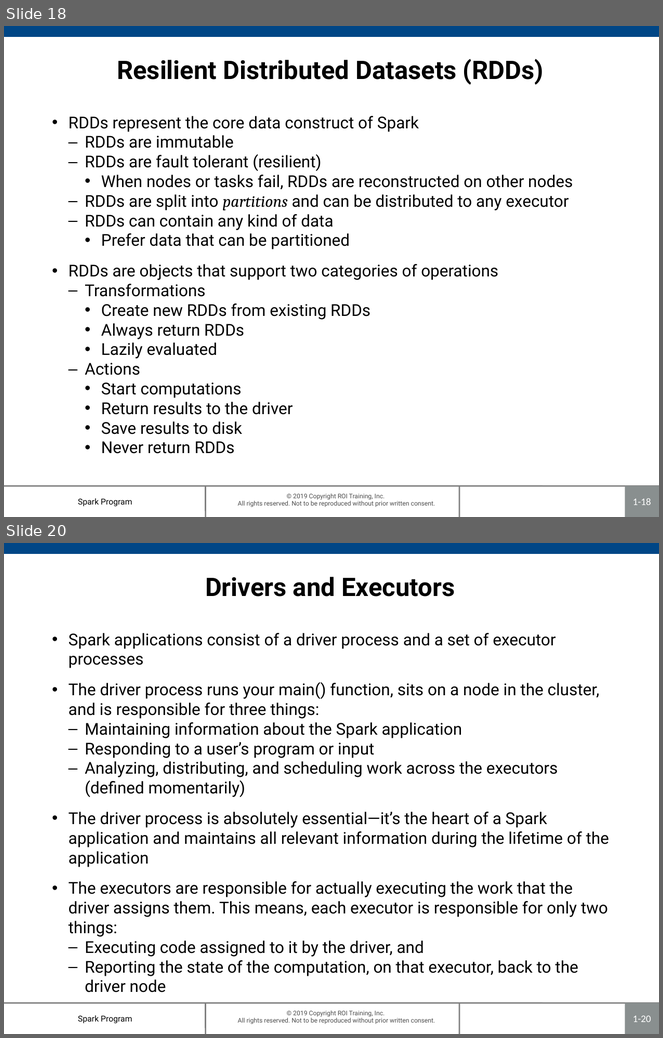
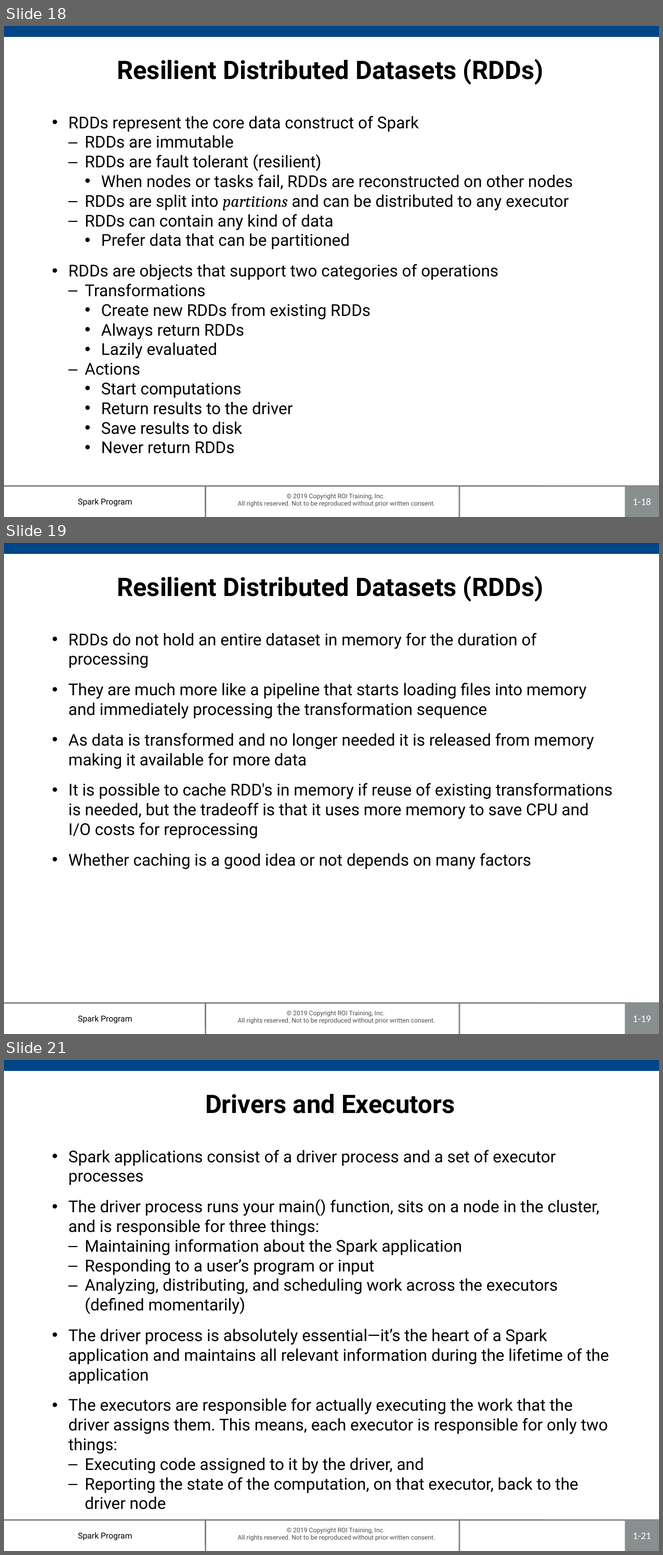
Before and after one commit to roitraining/SparkProgram, a slide deck: Day1/Day1_IntroToSpark.pptx. Shown one above the other, each under a label of ours: slides 18 and 20 before the commit, slides 18, 19 and 21 after it; the slides between them are not shown. The pictures are 663x1038 and 663x1555 pixels, drawn with LibreOffice and Linux fonts; fonts in the diff are those of the drawing; background and template pictures are left out. Boxes give left, top, right and bottom in pixels: in the first picture for what was removed or moved away, otherwise in the second. Text is boxed around its words. In the diff, an @@ line names an element or a change of style, - is before the commit and + after.

```diff
--- a/Day1/Day1_IntroToSpark.pptx
+++ b/Day1/Day1_IntroToSpark.pptx
@@ slide 19 added at (x1=4, y1=543, x2=659, y2=1034), background #FFFFFF; not listed: 7 template elements that a slide beside it also shows @@
@@ title added at (x1=117, y1=576, x2=544, y2=602), 28 pt, text #000000, bold @@
+Resilient Distributed Datasets (RDDs)
@@ text added at (x1=68, y1=633, x2=613, y2=870), 18 pt, text #000000 @@
+• RDDs do not hold an entire dataset in memory for the duration of processing
+• They are much more like a pipeline that starts loading files into memory and immediately processing the transformation sequence
+• As data is transformed and no longer needed it is released from memory making it available for more data
+• It is possible to cache RDD's in memory if reuse of existing transformations is needed, but the tradeoff is that it uses more memory to save CPU and I/O costs for reprocessing
+• Whether caching is a good idea or not depends on many factors
@@ what was slide 20 is now slide 21 @@
@@ page number at (x1=633, y1=1533, x2=651, y2=1539): text changed @@
-1-20
+1-21
```
Also in this commit, not shown: 11 slides changed.
